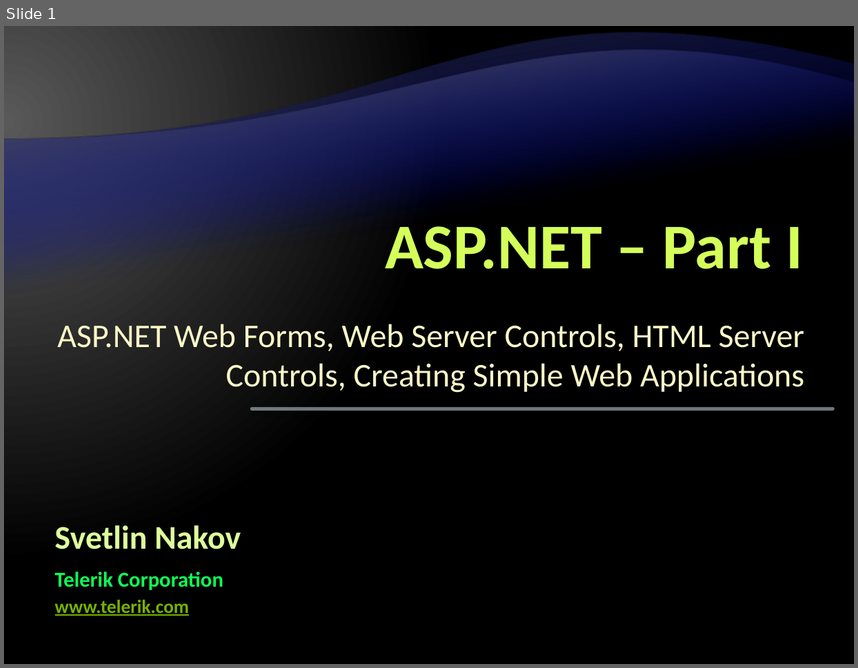
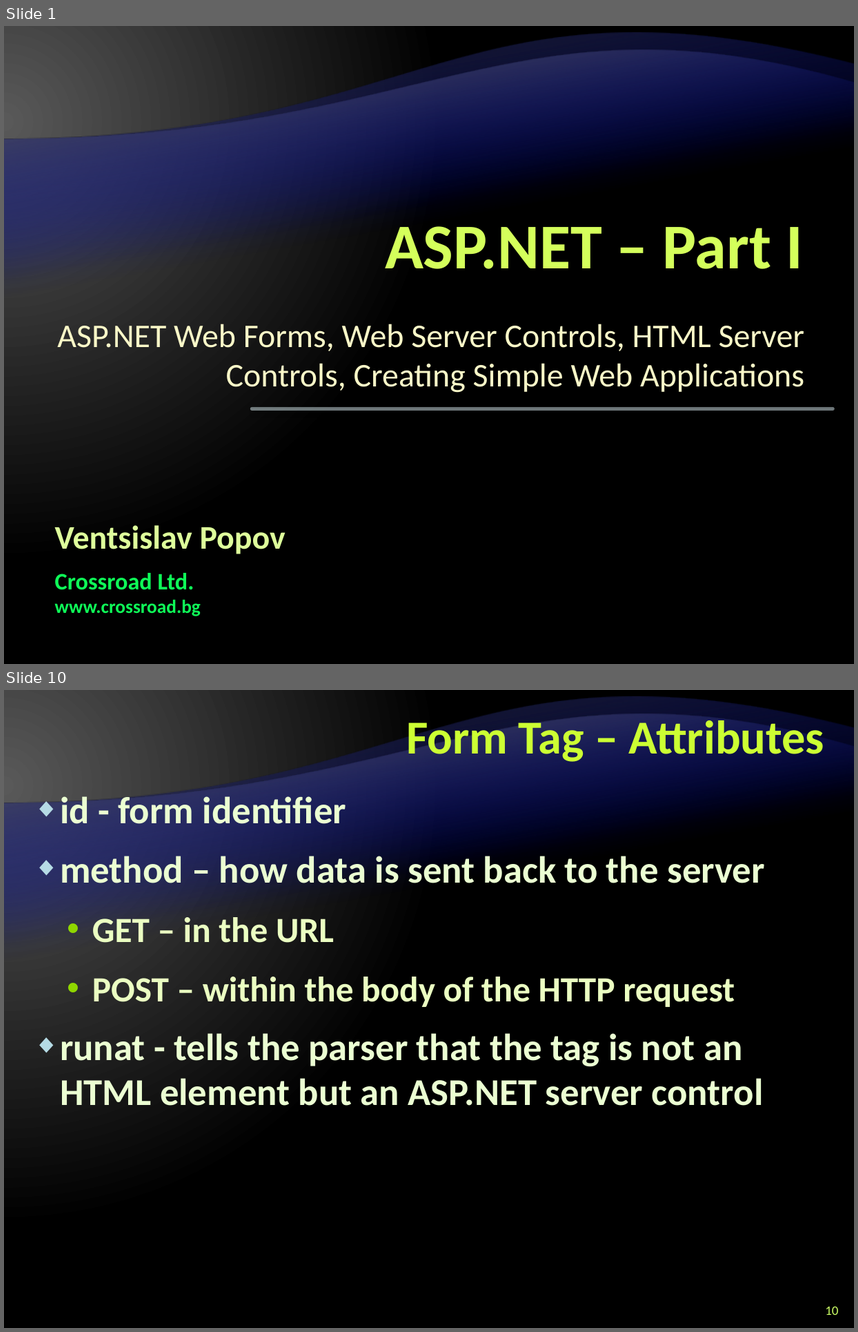
Before and after one commit to Graveheart/aspnetcourse, a slide deck: lectures/8. ASP.NET – Part I.pptx. Shown one above the other, each under a label of ours: slide 1 before the commit, slides 1 and 10 after it; the slides between them are not shown. The pictures are 858x668 and 858x1332 pixels, drawn with LibreOffice and Linux fonts; fonts in the diff are those of the drawing; background and template pictures are left out. Boxes give left, top, right and bottom in pixels: in the first picture for what was removed or moved away, otherwise in the second. Text is boxed around its words. In the diff, an @@ line names an element or a change of style, - is before the commit and + after.

```diff
--- a/lectures/8. ASP.NET – Part I.pptx
+++ b/lectures/8. ASP.NET – Part I.pptx
@@ slide 10 added at [4,690,854,1328], background gradient #595959 to #000000; not listed: 2 template elements that a slide beside it also shows @@
@@ title added at [406,714,824,762], 40 pt, text #CCFF33, bold @@
+Form Tag – Attributes
@@ text added at [60,791,765,1105], 32 pt, text #EBFFD2, bold @@
+◆ id - form identifier
+◆ method – how data is sent back to the server
+  • GET – in the URL
+  • POST – within the body of the HTTP request
+◆ runat - tells the parser that the tag is not an HTML element but an ASP.NET server control
@@ page number added at [825,1305,838,1314], 11 pt, text #CCFF66 @@
+10
@@ slide 1 changed as well @@
@@ text at [55,525,286,554]: text changed @@
-Svetlin Nakov
+Ventsislav Popov
@@ text at [55,572,194,590]: text changed; size 18 to 20 pt @@
-Telerik Corporation
+Crossroad Ltd.
@@ text at [55,599,201,616]: text changed; text colour #76B200 to #0EFE58 @@
-www.telerik.com
+www.crossroad.bg
```
Also in this commit, not shown: 1 other slide changed, 28 other slides added.
